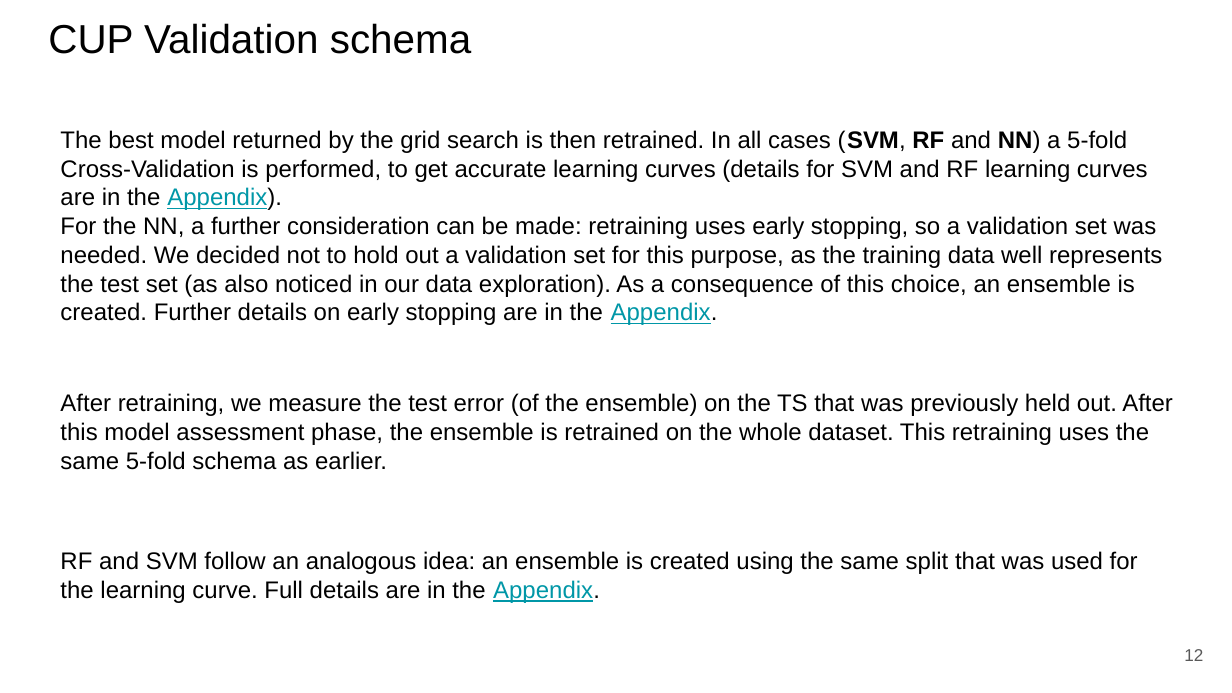
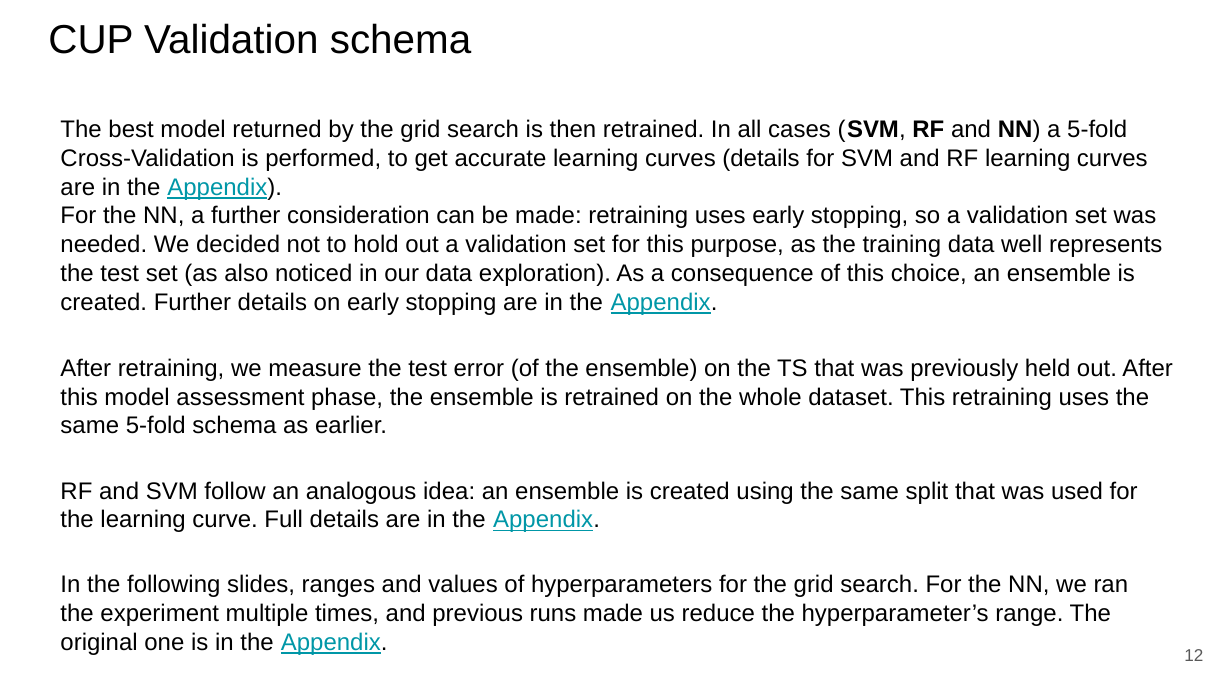
Before and after one commit to paolo-junior-mollica/machine-learning-project, a slide deck: slide 12 of relazione/Canduci_Marino_Mollica.pptx. Drawn at 1232x693 pixels with LibreOffice and Linux fonts; fonts in the diff are those of the drawing. Boxes give left, top, right and bottom in pixels: in the first picture for what was removed or moved away, otherwise in the second. Text is boxed around its words. In the diff, an @@ line names an element or a change of style, - is before the commit and + after.

Commit message:
Updated report with model comparisons and much more

```diff
--- a/relazione/Canduci_Marino_Mollica.pptx
+++ b/relazione/Canduci_Marino_Mollica.pptx
@@ text "The best model returned by ...": place and size @@
-text "The best model returned by ..." at (60, 130, 1162, 325)
+text "The best model returned by ..." at (60, 119, 1162, 315)
@@ text "After retraining, we measure the ...": place and size @@
-text "After retraining, we measure the ..." at (60, 393, 1173, 470)
+text "After retraining, we measure the ..." at (60, 358, 1173, 434)
@@ text "RF and SVM follow an ...": place and size @@
-text "RF and SVM follow an ..." at (60, 551, 1138, 603)
+text "RF and SVM follow an ..." at (60, 481, 1138, 532)
@@ text added at (60, 574, 1129, 655), 14 pt, text #000000 @@
+In the following slides, ranges and values of hyperparameters for the grid search. For the NN, we ran the experiment multiple times, and previous runs made us reduce the hyperparameter’s range. The original one is in the Appendix.
```
Also in this commit, not shown: 16 other slides changed, 7 slides added, 1 slide removed.
